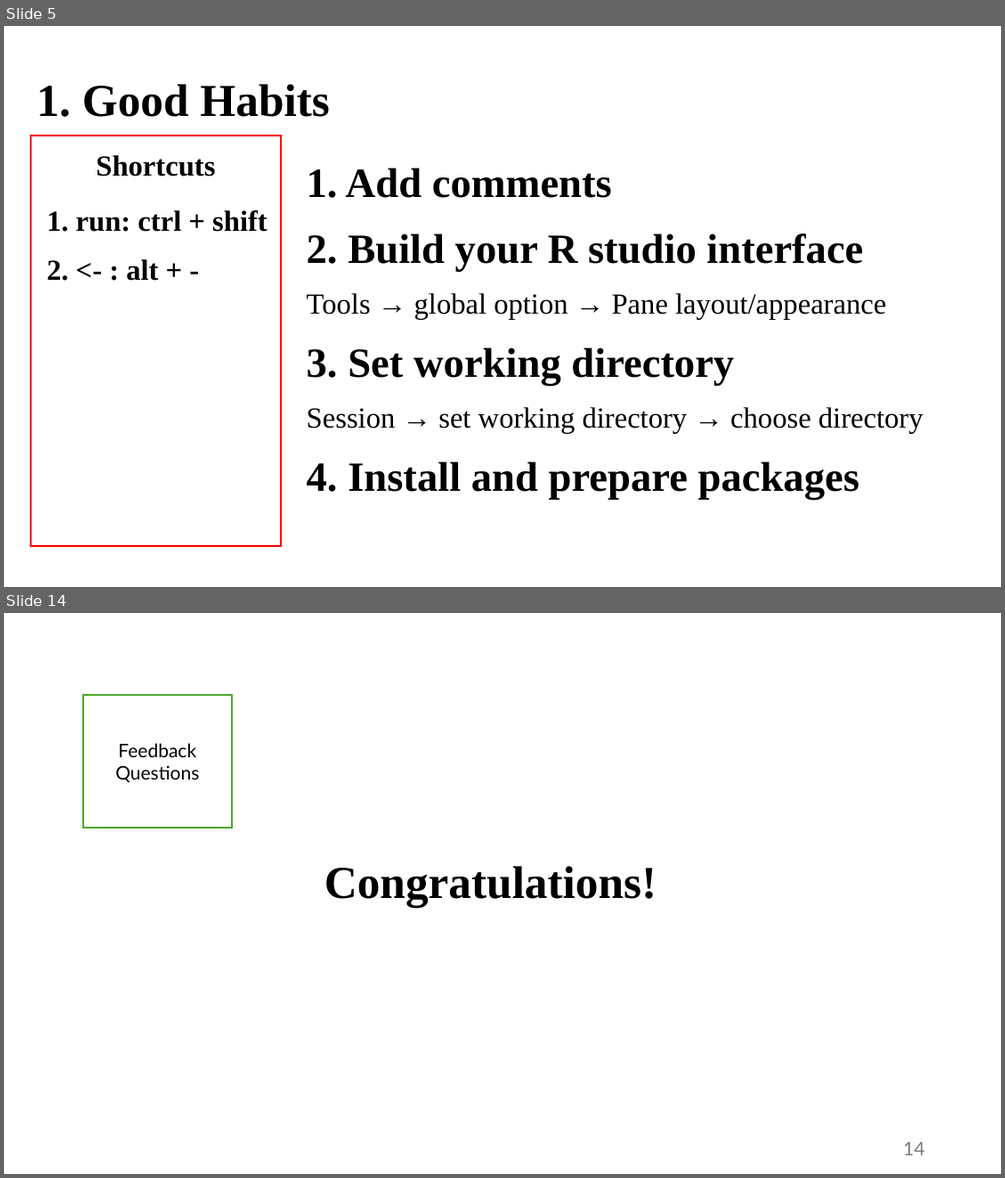
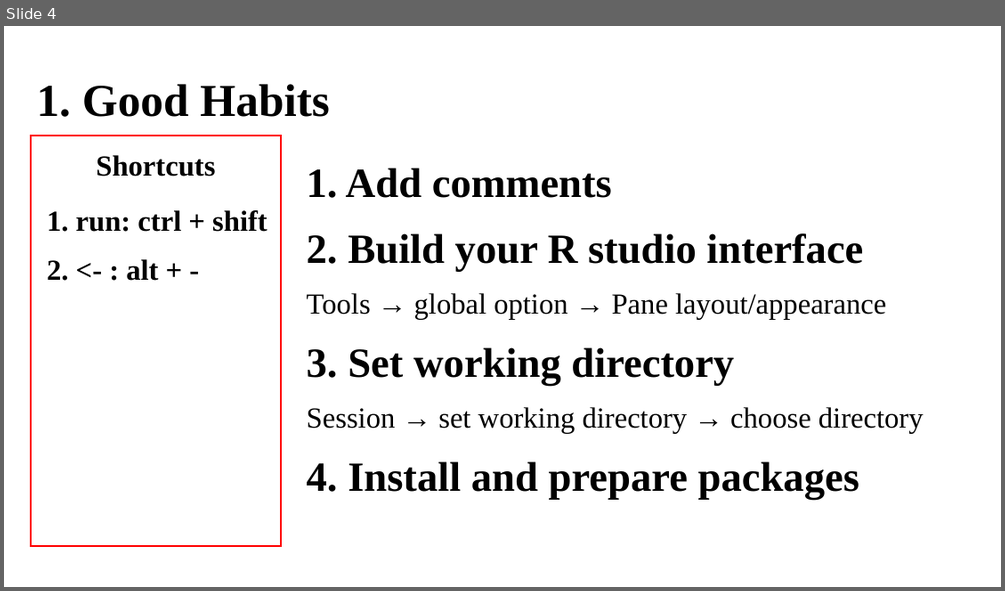
Before and after one commit to yunxiao-li-psych/R-workshop-at-UoW, a slide deck: Basic Operation of R/Part 1/250613_R studio instruction.pptx. Shown one above the other, each under a label of ours: slides 5 and 14 before the commit, slide 4 after it; the slides between them are not shown. The pictures are 1005x1178 and 1005x591 pixels, drawn with LibreOffice and Linux fonts; fonts in the diff are those of the drawing; background and template pictures are left out. Boxes give left, top, right and bottom in pixels: in the first picture for what was removed or moved away, otherwise in the second. Text is boxed around its words. In the diff, an @@ line names an element or a change of style, - is before the commit and + after.

```diff
--- a/Basic Operation of R/Part 1/250613_R studio instruction.pptx
+++ b/Basic Operation of R/Part 1/250613_R studio instruction.pptx
@@ slide 14 removed at (x1=4, y1=613, x2=1001, y2=1174), background #FFFFFF @@
@@ rectangle removed at (x1=83, y1=695, x2=232, y2=827) @@
-Feedback
-Questions
@@ text removed at (x1=324, y1=866, x2=656, y2=907) @@
-Congratulations!
@@ page number removed at (x1=903, y1=1142, x2=924, y2=1155) @@
-14
@@ what was slide 5 is now slide 4 @@
```
Also in this commit, not shown: 10 slides changed, 1 slide added, 1 other slide removed.
